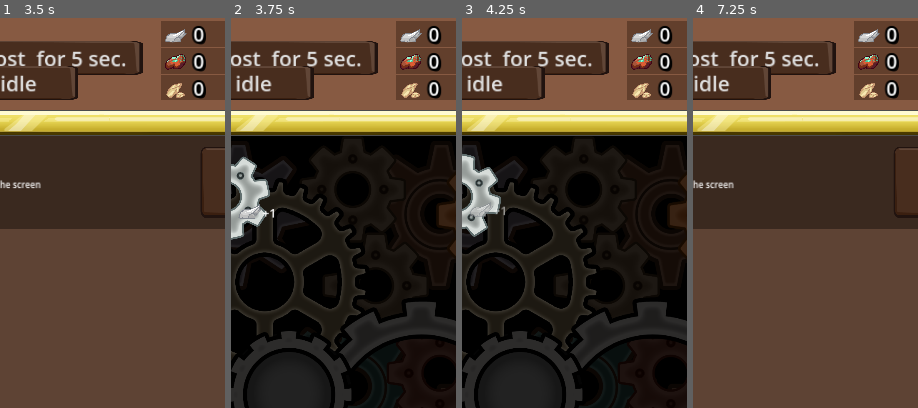
Above: before the commit, frames 1-4 (left to right).
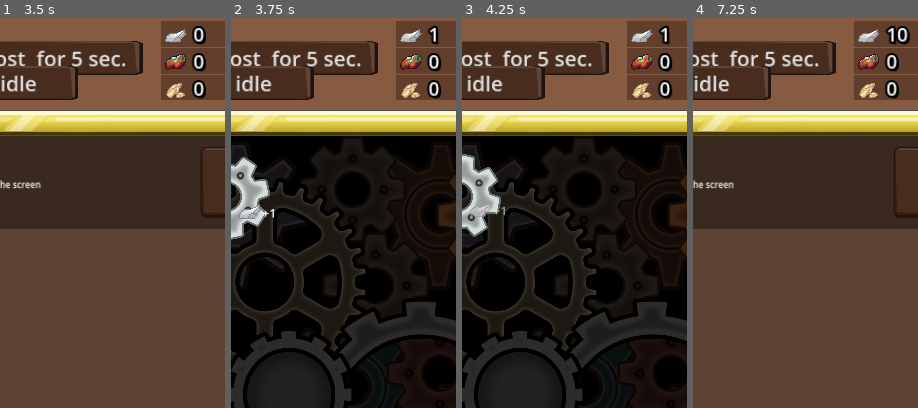
Above: after the commit, the same moments.

Repository: IIS-Mobile/PGiAnUP_zima_2024_stacjonarne_Catblast_Studio
Game: Godot game, scene res://scenes/main.tscn
Two runs of this game, one before a commit and one after it. Both use one fixed random seed, a clock stepped at 60 frames per second and the inputs below.
Inputs (mouse positions are % of the whole screen's width and height, from its top left):
- Up to frame 1 (3.5 s): click "Add a gear" at 0.5 s; click "Boost for 5 sec." at 1.25 s; click "Toggle idle" at 2 s; click "Buy" at 2.75 s
- Up to frame 2 (3.75 s): click "Gears" at 3.5 s
- Up to frame 3 (4.25 s): no input
- Up to frame 4 (7.25 s): click (86, 65) at 4.25 s; click "Shop" at 5 s; click "Buildings" at 5.75 s; click "Add a gear" at 6.5 s
The pictures show only the part of the screen within x 39-89%, y 0-50%; the shares and areas given below are measured in that part.

Frame 1 is identical in both runs. In frame 2, 0.2% of the frame differs, in the area x 87-94%, y 2-7%; in frame 3, 0.2%; in frame 4, 0.4%, in the area x 85-97%, y 2-7%.
Error before the commit: Invalid access to property or key 'text' on a base object of type 'null instance'. (res://scenes/main.gd:28)

Commit message:
Merge quick fix

Diff:
--- a/scenes/main.gd
+++ b/scenes/main.gd
@@ -1,18 +1,18 @@
 extends Node2D
 
 @onready var counter = [
-	get_node("UI/VBoxContainer/ColorRect/Resource1/Label_resource2"),
-	get_node("UI/VBoxContainer/ColorRect/Resource2/Label_resource2"),
-	get_node("UI/VBoxContainer/ColorRect/Resource3/Label_resource1"),
-	get_node("UI/VBoxContainer/ColorRect/Resource3/Label_resource1"),
-	get_node("UI/VBoxContainer/ColorRect/Resource3/Label_resource1"),
-	get_node("UI/VBoxContainer/ColorRect/Resource3/Label_resource1"),
-	get_node("UI/VBoxContainer/ColorRect/Resource3/Label_resource1"),
-	get_node("UI/VBoxContainer/ColorRect/Resource3/Label_resource1"),
-	get_node("UI/VBoxContainer/ColorRect/Resource3/Label_resource1"),
-	get_node("UI/VBoxContainer/ColorRect/Resource3/Label_resource1"),
-	get_node("UI/VBoxContainer/ColorRect/Resource3/Label_resource1"),
-	get_node("UI/VBoxContainer/ColorRect/Resource3/Label_resource1"),
+	get_node("UI/VBoxContainer/ColorRect/ResourceTop1/Label_resource2"),
+	get_node("UI/VBoxContainer/ColorRect/ResourceTop2/Label_resource2"),
+	get_node("UI/VBoxContainer/ColorRect/ResourceTop3/Label_resource1"),
+	get_node("UI/VBoxContainer/ColorRect/ResourceTop3/Label_resource1"),
+	get_node("UI/VBoxContainer/ColorRect/ResourceTop3/Label_resource1"),
+	get_node("UI/VBoxContainer/ColorRect/ResourceTop3/Label_resource1"),
+	get_node("UI/VBoxContainer/ColorRect/ResourceTop3/Label_resource1"),
+	get_node("UI/VBoxContainer/ColorRect/ResourceTop3/Label_resource1"),
+	get_node("UI/VBoxContainer/ColorRect/ResourceTop3/Label_resource1"),
+	get_node("UI/VBoxContainer/ColorRect/ResourceTop3/Label_resource1"),
+	get_node("UI/VBoxContainer/ColorRect/ResourceTop3/Label_resource1"),
+	get_node("UI/VBoxContainer/ColorRect/ResourceTop3/Label_resource1"),
 	]
 
 func _ready() -> void:
--- a/scenes/main.tscn
+++ b/scenes/main.tscn
@@ -514,7 +514,6 @@
 offset_top = 81.0
 offset_right = 777.0
 offset_bottom = -82.15
-
 grow_vertical = 2
 theme = ExtResource("3_0qc7x")
 theme_override_font_sizes/font_size = 50
